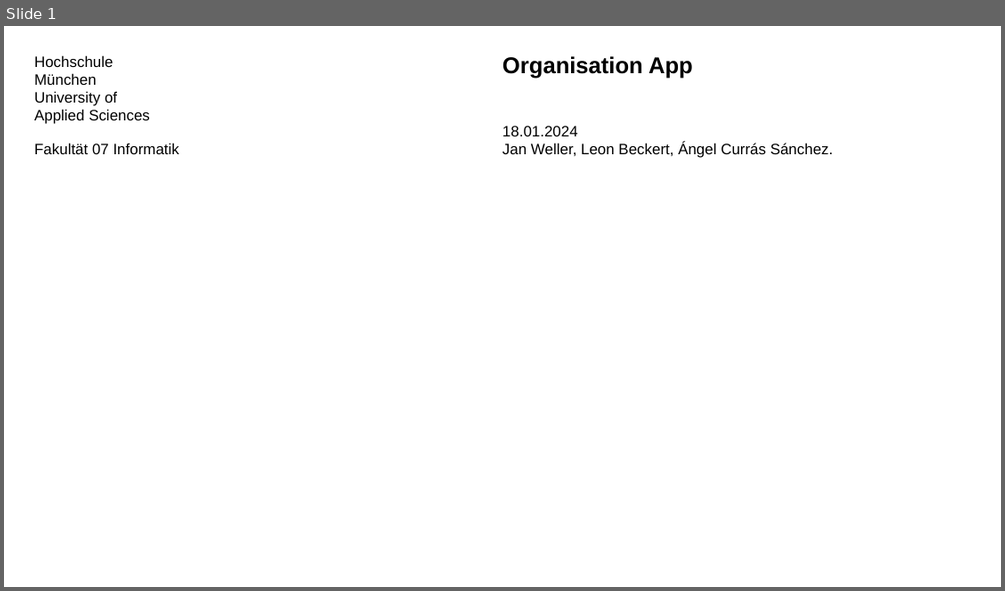
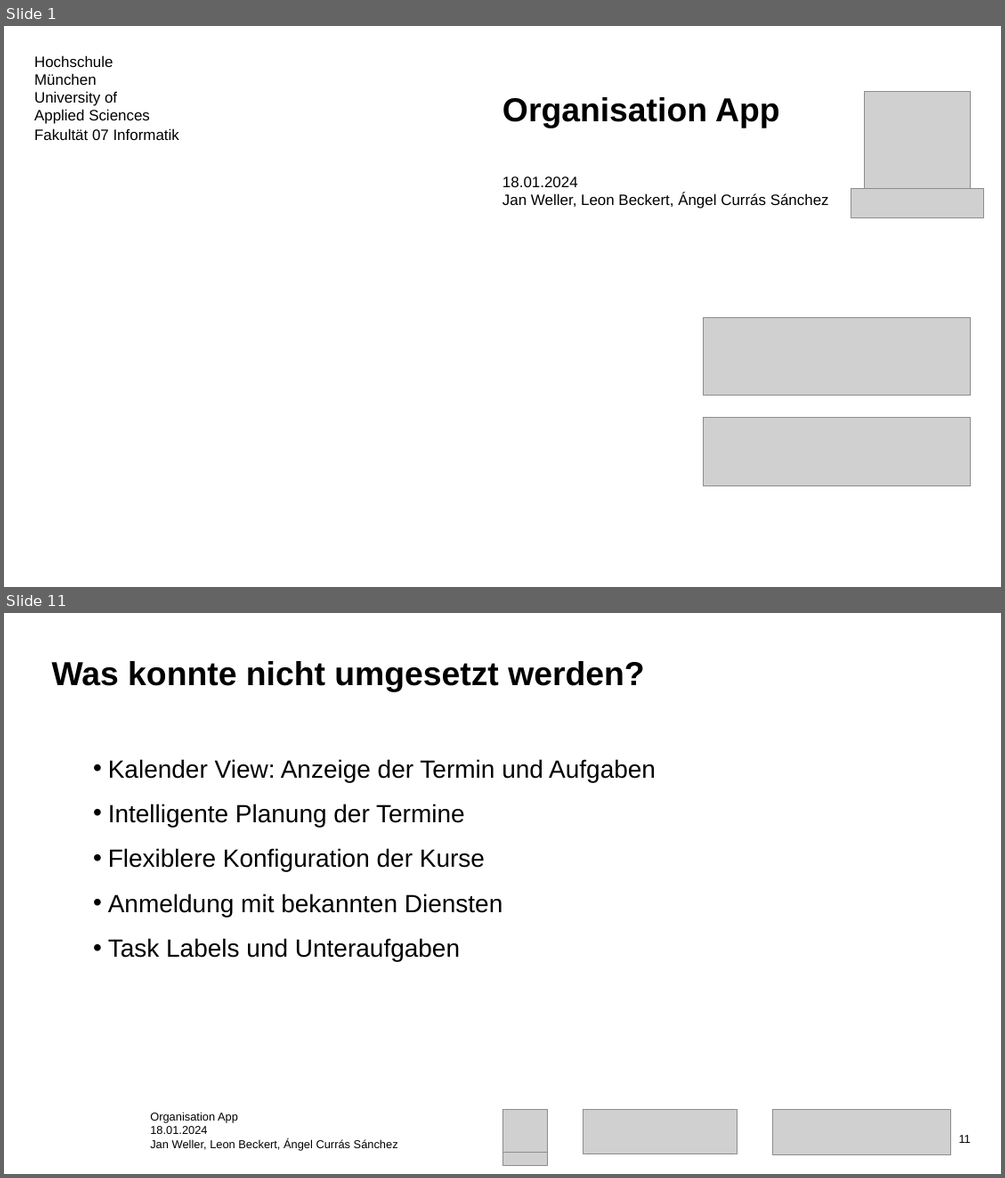
Before and after one commit to angel-curras/OrganisationApp-SE, a slide deck: docs/presentation/Presentation_OrganisationApp.pptx. Shown one above the other, each under a label of ours: slide 1 before the commit, slides 1 and 11 after it; the slides between them are not shown. The pictures are 1005x591 and 1005x1178 pixels, drawn with LibreOffice and Linux fonts; fonts in the diff are those of the drawing; grey boxes stand for pictures; background and template pictures are left out. Boxes give left, top, right and bottom in pixels: in the first picture for what was removed or moved away, otherwise in the second. Text is boxed around its words. In the diff, an @@ line names an element or a change of style, - is before the commit and + after.

```diff
--- a/docs/presentation/Presentation_OrganisationApp.pptx
+++ b/docs/presentation/Presentation_OrganisationApp.pptx
@@ slide 11 added at (x1=4, y1=613, x2=1001, y2=1174), background #FFFFFF @@
@@ title added at (x1=52, y1=661, x2=644, y2=691), 32 pt, text #000000, bold @@
+Was konnte nicht umgesetzt werden?
@@ text added at (x1=108, y1=759, x2=655, y2=961), 24 pt, text #000000 @@
+  • Kalender View: Anzeige der Termin und Aufgaben
+  • Intelligente Planung der Termine
+  • Flexiblere Konfiguration der Kurse
+  • Anmeldung mit bekannten Diensten
+  • Task Labels und Unteraufgaben
@@ text added at (x1=150, y1=1111, x2=398, y2=1151), 11 pt, text #000000 @@
+Organisation App
+18.01.2024
+Jan Weller, Leon Beckert, Ángel Currás Sánchez
@@ picture added at (x1=502, y1=1109, x2=548, y2=1153) @@
@@ picture added at (x1=583, y1=1109, x2=737, y2=1153) @@
@@ picture added at (x1=773, y1=1110, x2=951, y2=1155) @@
@@ page number added at (x1=959, y1=1135, x2=971, y2=1143), 11 pt, text #000000 @@
+11
@@ picture added at (x1=502, y1=1151, x2=548, y2=1165) @@
@@ slide 1 changed as well @@
@@ title at (x1=502, y1=97, x2=829, y2=208): text changed @@
-Organisation App
-18.01.2024
-Jan Weller, Leon Beckert, Ángel Currás Sánchez.
+Organisation App
+18.01.2024
+Jan Weller, Leon Beckert, Ángel Currás Sánchez
@@ picture added at (x1=864, y1=91, x2=971, y2=198) @@
@@ subtitle "Fakultät 07 Informatik" moved from (x1=34, y1=143, x2=179, y2=154) to (x1=34, y1=128, x2=179, y2=140) @@
@@ picture added at (x1=851, y1=188, x2=984, y2=217) @@
@@ picture added at (x1=704, y1=318, x2=971, y2=395) @@
@@ picture added at (x1=704, y1=417, x2=971, y2=486) @@
```
Also in this commit, not shown: 1 other slide changed, 12 other slides added, 1 other file.
